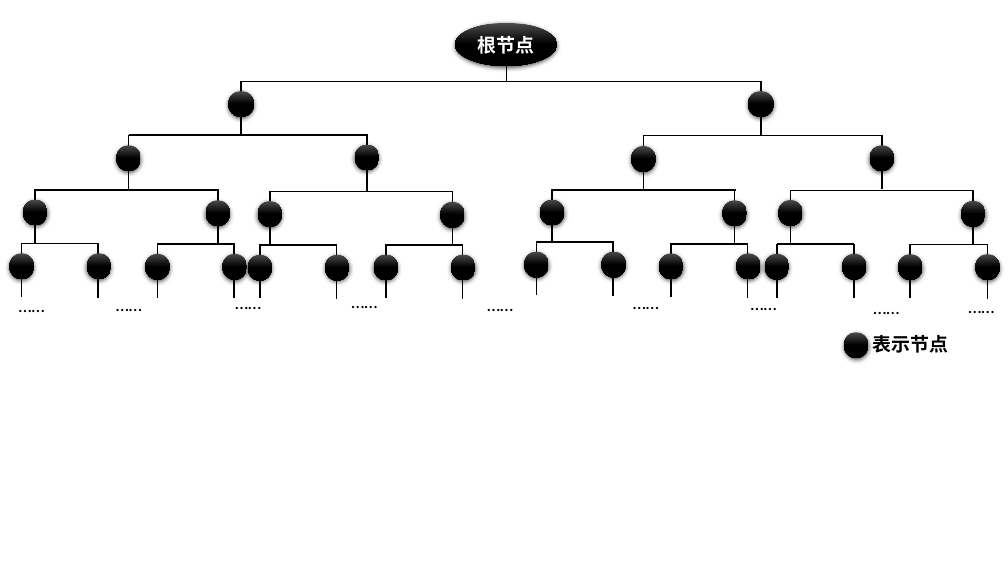
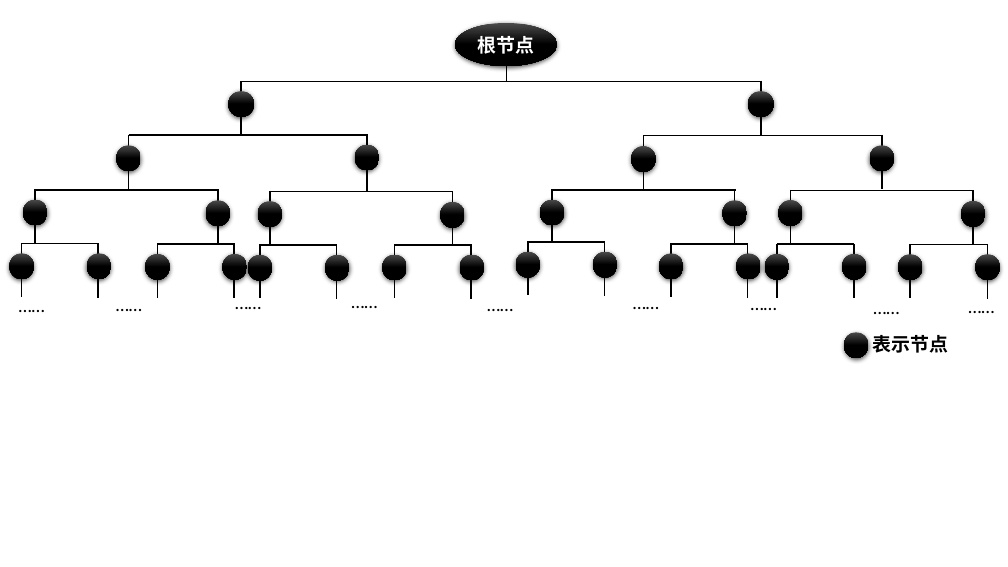
Before and after one commit to xiaotianxia/paper, a slide deck: slide 1 of 毕设/片段/图/搜索树.pptx. Drawn at 1008x567 pixels with LibreOffice and Linux fonts; fonts in the diff are those of the drawing. Boxes give left, top, right and bottom in pixels: in the first picture for what was removed or moved away, otherwise in the second. Text is boxed around its words. In the diff, an @@ line names an element or a change of style, - is before the commit and + after.

```diff
--- a/毕设/片段/图/搜索树.pptx
+++ b/毕设/片段/图/搜索树.pptx
@@ 3 lines, 2 ellipses: place and size @@
-3 lines, 2 ellipses at <box>374,244,476,299</box>
+3 lines, 2 ellipses at <box>383,244,484,299</box>
@@ 3 lines, 2 ellipses: place and size @@
-3 lines, 2 ellipses at <box>524,241,626,296</box>
+3 lines, 2 ellipses at <box>516,241,617,296</box>
```
Also in this commit, not shown: 5 other files.
